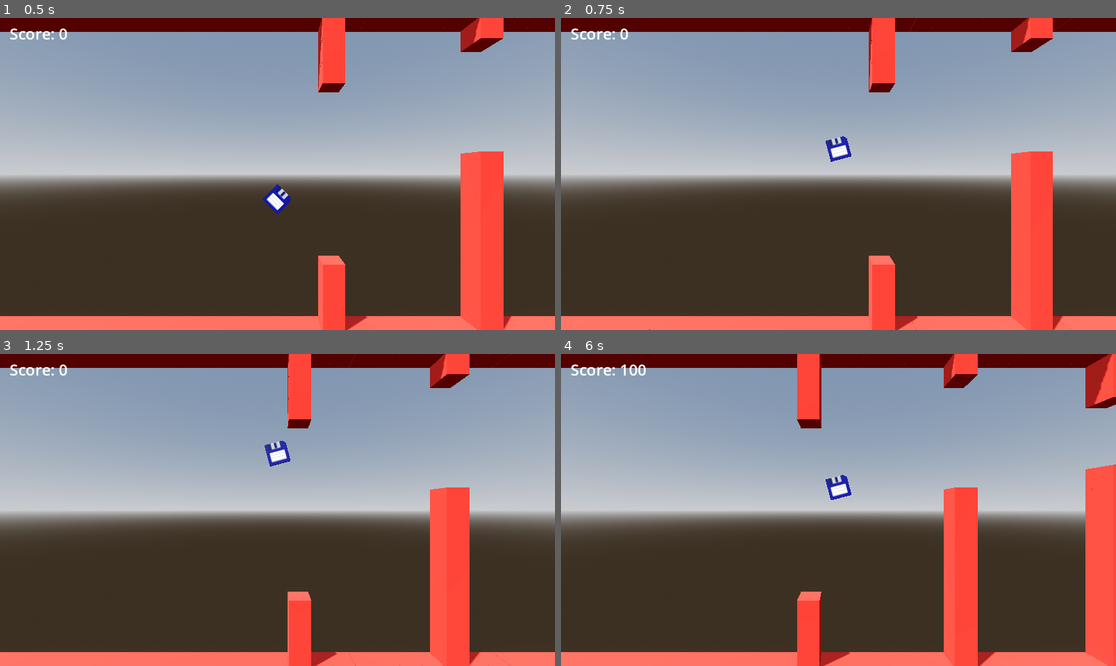
Above: before the commit, frames 1-4 (two rows, left to right).
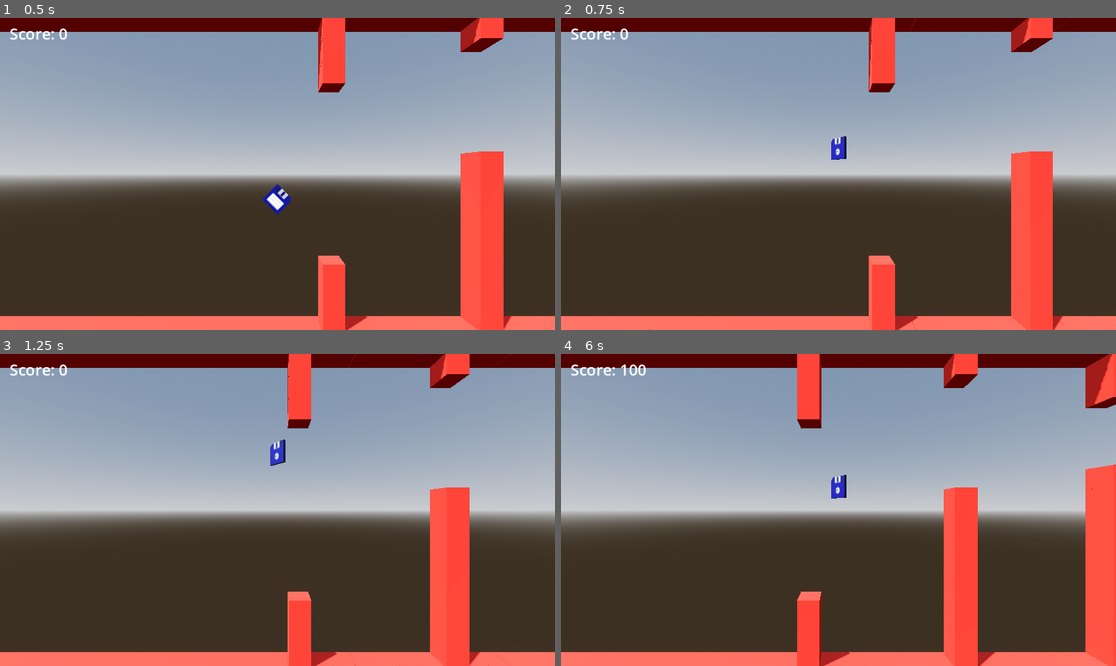
Above: after the commit, the same moments.

Repository: Trouperton/Floppy-Disk-Godot
Game: Godot game, scene res://scenes/Test_Level.tscn
Two runs of this game, one before a commit and one after it. Both use one fixed random seed, a clock stepped at 60 frames per second and the inputs below. The project has no main scene, so this scene is started directly.
Inputs:
- Up to frame 1 (0.5 s): no input
- Up to frame 2 (0.75 s): hold W (dash_up) from 0.53 s (still down)
- Up to frame 3 (1.25 s): keep holding W (dash_up); tap Space (jump) at 0.77 s
- Up to frame 4 (6 s): release W (dash_up) at 1.28 s; hold S (dash_down) 1.28-2.03 s; tap Space (jump) at 1.52, 3.02, 3.77, 4.52 s; hold W (dash_up) 2.03-3.53 s; hold S (dash_down) 3.53-5.78 s; hold W (dash_up) from 5.78 s (still down)

Frame 1 is identical in both runs. In frame 2, 0.2% of the frame differs, in the area x 47-53%, y 37-47%; in frame 3, 0.2%, in the area x 47-53%, y 27-37%; in frame 4, 0.2%.

Commit message:
Add vertical-dash animation and gravity fix
Introduce RESTING and VERTICAL_DASH animation states and set animation_state in _physics_process to drive visuals. Always apply gravity each frame (removed the is_on_floor() guard) for more consistent physics. Trigger VERTICAL_DASH when dashing up/down and play the spin animation while resetting rotation; rising/falling now play the idle animation and adjust rotation. Minor flow adjustments around animation state assignment and collision handling to support the new dash behavior.

Diff:
--- a/code/scripts/CharacterController.gd
+++ b/code/scripts/CharacterController.gd
@@ -5,18 +5,30 @@
 @export var vertical_dash_velocity: float = 14
 var can_dash = true
 
-enum Animation_States {RISING, FALLING}
+enum Animation_States {RESTING ,RISING, FALLING, VERTICAL_DASH}
 var animation_state: int
 
 func _physics_process(delta: float) -> void:
+	animation_state = Animation_States.RESTING
+	if velocity.y > 0:
+		if can_dash:
+			animation_state = Animation_States.RISING
+		else:
+			pass
+	else:
+		if can_dash:
+			animation_state = Animation_States.FALLING
+		else:
+			pass
+
 	if get_slide_collision_count() > 0:
 		for group in get_slide_collision(0).get_collider(0).get_groups():
 			if group == "obstacle":
 				print("lose")
 				get_tree().reload_current_scene()
+
 	# Add the gravity.
-	if not is_on_floor():
-		velocity += get_gravity() * delta
+	velocity += get_gravity() * delta
 
 	# Handle jump.
 	if Input.is_action_just_pressed("jump"):
@@ -33,22 +45,24 @@
 	if can_dash:
 		if Input.is_action_just_pressed("dash_up"):
 			velocity.y = vertical_dash_velocity
+			animation_state = Animation_States.VERTICAL_DASH
 			start_dash_cooldown()
 		elif Input.is_action_just_pressed("dash_down"):
 			velocity.y = -vertical_dash_velocity
+			animation_state = Animation_States.VERTICAL_DASH
 			start_dash_cooldown()
 
 func animate():
-	if velocity.y > 0:
-		animation_state = Animation_States.RISING
-	else:
-		animation_state = Animation_States.FALLING
-
 	match animation_state:
 		Animation_States.RISING:
 			$"Floppy Disk".rotation_degrees.z = 15
+			$"Floppy Disk/AnimationPlayer".play("idle")
 		Animation_States.FALLING:
 			$"Floppy Disk".rotation_degrees.z -= 1.5
+			$"Floppy Disk/AnimationPlayer".play("idle")
+		Animation_States.VERTICAL_DASH:
+			$"Floppy Disk".rotation_degrees = Vector3(0, 0, 0)
+			$"Floppy Disk/AnimationPlayer".play("spin")
 
 func start_dash_cooldown():
 	can_dash = false
